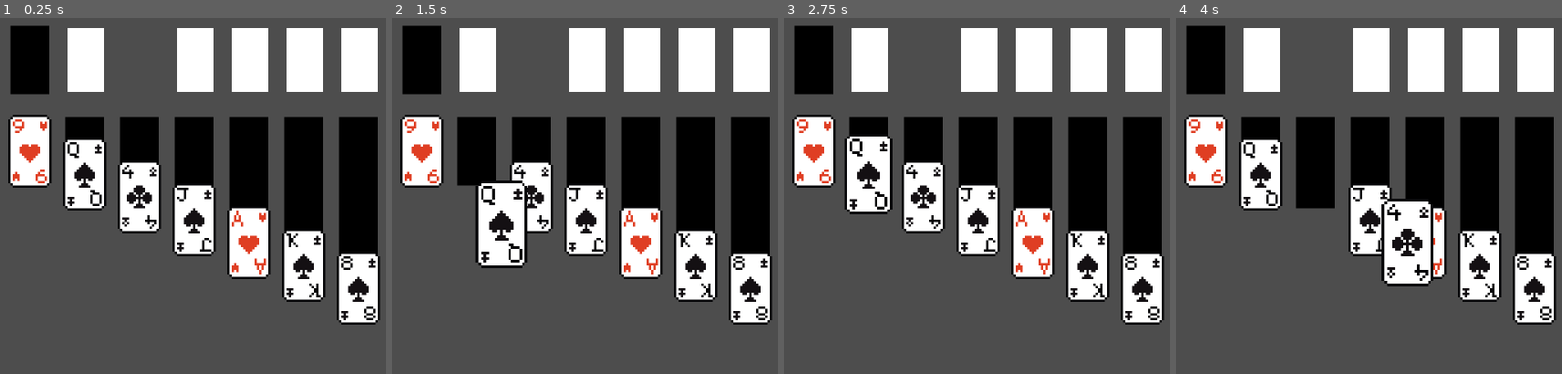
Above: before the commit, frames 1-4 (left to right).
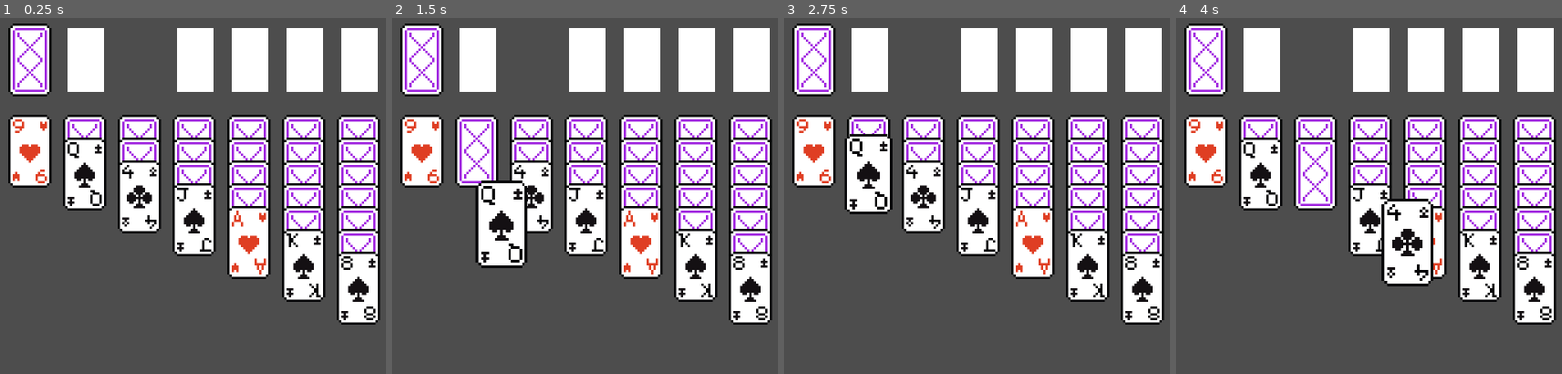
Above: after the commit, the same moments.

Repository: VortexAI-beta/solitaire
Game: Godot game, scene res://main.tscn
Two runs of this game, one before a commit and one after it. Both use one fixed random seed, a clock stepped at 60 frames per second and the inputs below.
Inputs (mouse positions are in pixels of both pictures, inside the frame that each line leads up to):
- Up to frame 1 (0.25 s): no input
- Up to frame 2 (1.5 s): tap Enter at 0.5 s; drag from (422, 149) to (530, 196) at 0.52 s; drag from (476, 149) to (550, 302) at 1.27 s
- Up to frame 3 (2.75 s): move the mouse to (868, 174) at 2.02 s; click (868, 174) at 2.17 s
- Up to frame 4 (4 s): tap Space at 2.75 s; drag from (1314, 149) to (outside the picture) at 2.77 s; tap Enter at 3.5 s; drag from (1314, 174) to (1407, 220) at 3.52 s

The runs differ from the first frame. In frame 1, 17% of the frame differs, in the area x 2-99%, y 1-67%; in frame 2, 18%; in frame 3, 17%; in frame 4, 18%.

Commit message:
added back sprite

Diff:
--- a/card.gd
+++ b/card.gd
@@ -16,6 +16,7 @@
 var face_up: bool = false;
 var location: Pile.PileType = Pile.PileType.Deck;
 var pile_idx: int = -1;
+var back_frame: int = 4;
 
 signal card_clicked(card_ref, event);
 signal card_released(card_ref, event);
@@ -35,7 +36,8 @@
 func updateSprite():
     $front.frame = (13 * suit) + value - 1
     $front.visible = face_up;
-    $back_temp.visible = !face_up;
+    $back.frame = back_frame;
+    $back.visible = !face_up;
 
 func initialize(_suit: Suits, _value: int):
     suit = _suit
--- a/card.tscn
+++ b/card.tscn
@@ -2,6 +2,7 @@
 
 [ext_resource type="Script" uid="uid://cmxnpfegi65lj" path="res://card.gd" id="1_kikvd"]
 [ext_resource type="Texture2D" uid="uid://cct7mm26y0jbv" path="res://sprites/cards/spades/cards.png" id="2_rjlel"]
+[ext_resource type="Texture2D" uid="uid://rf5adcbigoo3" path="res://sprites/cards/spades/card_back.png" id="3_q5obu"]
 
 [sub_resource type="RectangleShape2D" id="RectangleShape2D_nsakb"]
 size = Vector2(17, 30)
@@ -10,32 +11,19 @@
 position = Vector2(0, -1)
 script = ExtResource("1_kikvd")
 
+[node name="CollisionShape2D" type="CollisionShape2D" parent="." unique_id=1061054108]
+position = Vector2(-0.5, 0)
+shape = SubResource("RectangleShape2D_nsakb")
+
 [node name="front" type="Sprite2D" parent="." unique_id=1658466567]
 texture = ExtResource("2_rjlel")
 hframes = 13
 vframes = 4
 
-[node name="back_temp" type="ColorRect" parent="." unique_id=4029128]
-anchors_preset = 8
-anchor_left = 0.5
-anchor_top = 0.5
-anchor_right = 0.5
-anchor_bottom = 0.5
-offset_left = -9.0
-offset_top = -15.0
-offset_right = 8.0
-offset_bottom = 15.0
-grow_horizontal = 2
-grow_vertical = 2
-mouse_filter = 2
-color = Color(0, 0, 0, 1)
-
 [node name="back" type="Sprite2D" parent="." unique_id=1931612372]
 visible = false
-
-[node name="CollisionShape2D" type="CollisionShape2D" parent="." unique_id=1061054108]
-position = Vector2(-0.5, 0)
-shape = SubResource("RectangleShape2D_nsakb")
+texture = ExtResource("3_q5obu")
+hframes = 5
 
 [connection signal="input_event" from="." to="." method="_on_input_event"]
 [connection signal="mouse_entered" from="." to="." method="_on_mouse_entered"]
--- a/main.gd
+++ b/main.gd
@@ -47,13 +47,6 @@
             pile.add_stack(card)
             if i == j:
                 card.flip();
-
-
-    # for card in deck.cards:
-    #     add_child(card);
-
-    #     var position = deck.position;
-    #     card.position = position;
 
 func configure_piles():
     for i in range(piles.size()):
@@ -131,10 +124,9 @@
         return foundations[card.pile_idx]
 
 func on_card_released(card: Card, _event: InputEventMouseButton):
-    dragging_card.scale = Vector2(1.1,1.1)
-
     # seems to be a bug here. I think somehow the tree is not properly maintained when a sub tree gets moved but only to a previous stack. Not sure why yet.
     if dragging_card:
+        dragging_card.scale = Vector2(1.1,1.1)
         var areas = dragging_card.get_overlapping_areas()
 
         # var cards = areas.filter(func (x): return x is Card) as Array[Card]
@@ -162,7 +154,7 @@
         dragging_card = null
 
 # When a card is stacked on top a another card, it must satisfy the following requirements:
-# 1. if the card on which the dragging card is placed is on the deck or the waste, don't place it
+# 1. if the card on which the dragging card is placed is on the` deck or the waste, don't place it
 # 2. if the card will be placed on a pile, the top card should be this cards value + 1 and a different colored (red,blac) suit
 # 3. if the card will be placed on a foundation pile, the top card should be the value-1 and it should be the same suit
 # Returns true on succes, fales otherwise
Binary file changed: sprites/cards/spades/card_back.aseprite
Binary file added: sprites/cards/spades/card_back.png
Not shown, added: sprites/cards/spades/card_back.png.import
